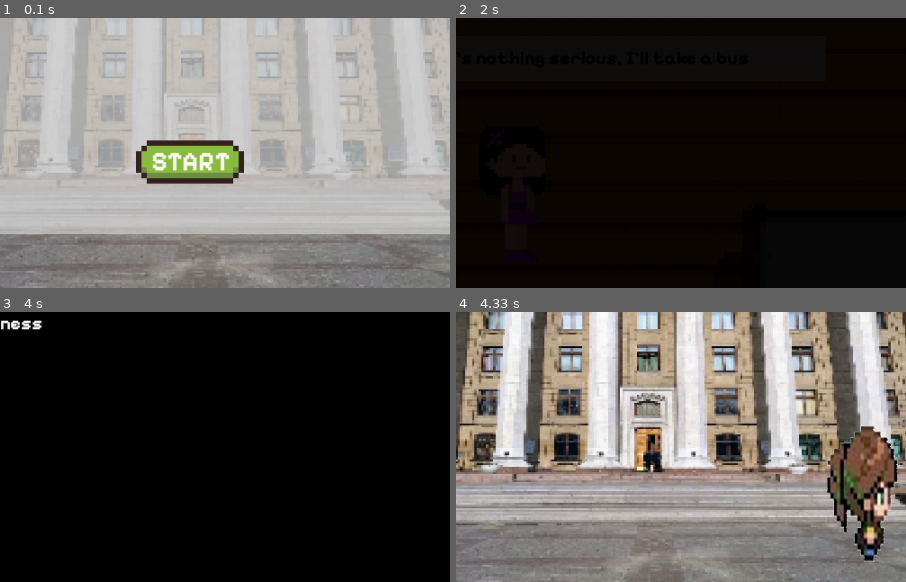
Above: before the commit, frames 1-4 (two rows, left to right).
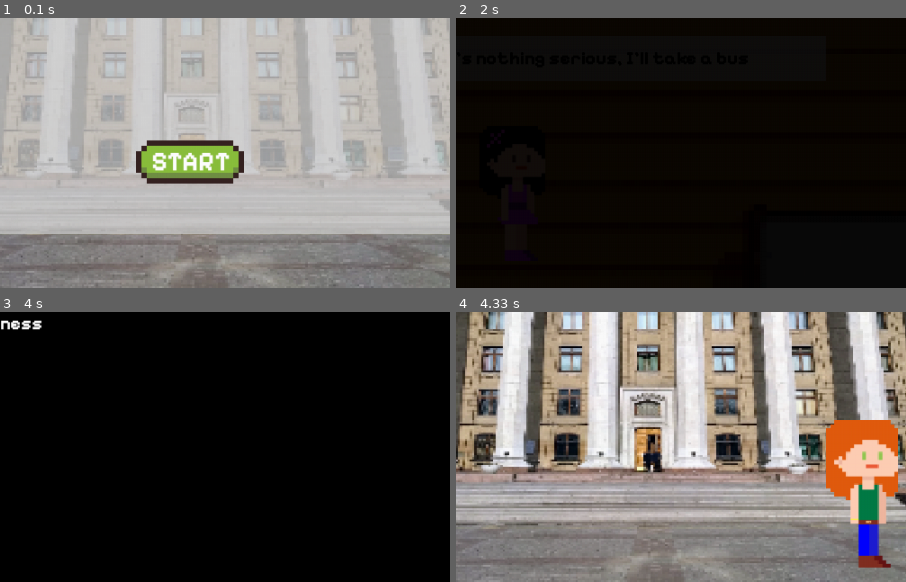
Above: after the commit, the same moments.

Repository: PyGame-Project-Team11/PyGame-Project
Game: pygame game, started from game.py
The game is run twice, just before and just after one commit, with the same random seed, the same clock (stepped at 60 frames per second) and the same inputs.
Inputs (mouse positions are % of the whole screen's width and height, from its top left):
- Up to frame 1 (0.1 s): no input
- Up to frame 2 (2 s): click "START" at 0.42 s; hold Right 1.17-1.63 s; click (50, 56) at 1.73 s
- Up to frame 3 (4 s): no input
- Up to frame 4 (4.33 s): hold Right from 4.17 s (still down)
The pictures show only the part of the screen within x 29-79%, y 50-100%; the shares and areas given below are measured in that part.

Frames 1-3 are identical in both runs. In frame 4, 6.6% of the frame differs, in the area x 82-99%, y 40-95%.

Commit message:
Change Background, Friend images and Fix grade bag

Diff:
--- a/game.py
+++ b/game.py
@@ -4,7 +4,7 @@
 pygame.init()
 WIDTH, HEIGHT = 1000, 600
 screen = pygame.display.set_mode((WIDTH, HEIGHT))
-pygame.display.set_caption("proj n11")
+pygame.display.set_caption("UniPixiLife")
 
 background_images = [
     'images/backgrounds/track.png', 'images/backgrounds/dorm.png',
@@ -171,6 +171,8 @@
             self.happiness = 100
         if self.friends < 0:
             self.friends = 0
+        if self.grades > 100:
+            self.grades = 100
         return True
 
 
@@ -401,7 +403,7 @@
     elif day2:
         player.draw_stats(screen, (255, 255, 255))
         screen.blit(myfont2.render("September 18", True, "black"), (400, 10))
-        npc1 = pygame.image.load('images/characters/f2_right.png')
+        npc1 = pygame.image.load('images/characters/friend1.png')
         npc1 = pygame.transform.scale(npc1, (134 * 0.6, 164))
         npc2 = pygame.image.load('images/characters/f1_left.png')
         npc2 = pygame.transform.scale(npc2, (134 * 0.6, 164))
@@ -675,6 +677,7 @@
                 pygame.display.update()
                 time.sleep(1.5)
                 current_background = backgrounds[3]
+                player.pos_y = 330
                 day5 = True
                 option_choose = False
                 option = False
@@ -739,6 +742,7 @@
                 pygame.display.update()
                 time.sleep(1.5)
                 current_background = backgrounds[6]
+                player.pos_y = 400
                 day6 = True
                 option_choose = False
                 option = False
Binary file changed: images/backgrounds/street.png
Binary file removed: images/characters/f1.png
Binary file removed: images/characters/f1_back.png
Binary file removed: images/characters/f1_back_move1.png
Binary file removed: images/characters/f1_back_move2.png
Binary file removed: images/characters/f1_move1.png
Binary file removed: images/characters/f1_move2.png
Binary file removed: images/characters/f1_move_left.png
Binary file removed: images/characters/f1_right.png
Binary file removed: images/characters/f1_right_move.png
Binary file removed: images/characters/f2.png
Binary file removed: images/characters/f2_back.png
(and 26 more such lines)
